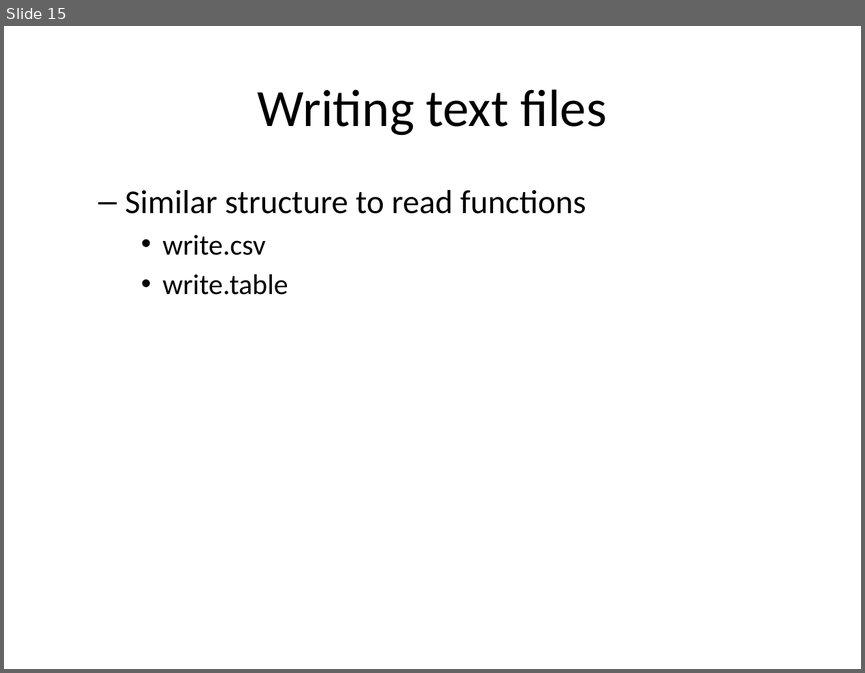
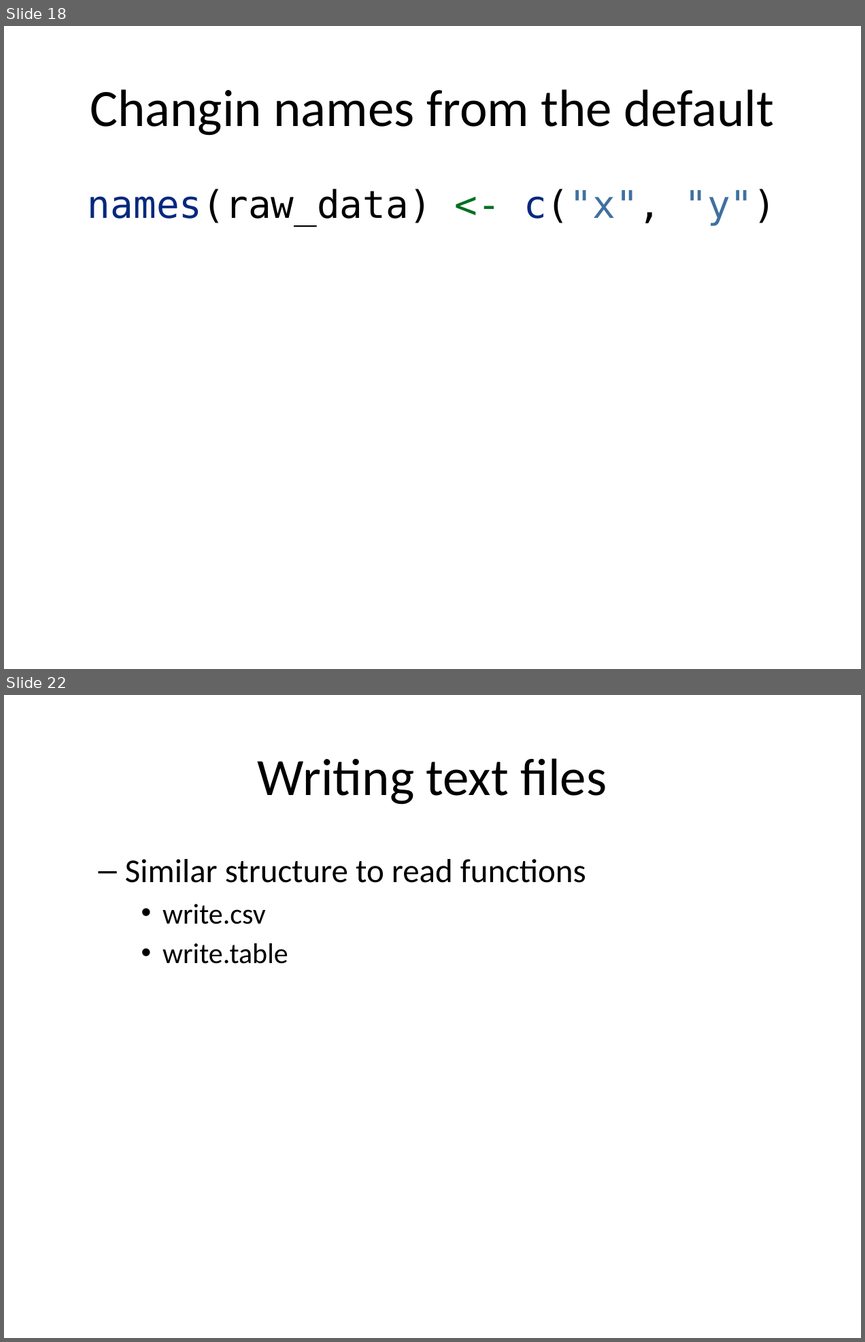
Before and after one commit to pmean/classes, a slide deck: introduction-to-r/src/v03-slides-and-speaker-notes.pptx. Shown one above the other, each under a label of ours: slide 15 before the commit, slides 18 and 22 after it; the slides between them are not shown. The pictures are 865x673 and 865x1342 pixels, drawn with LibreOffice and Linux fonts; fonts in the diff are those of the drawing. Boxes give left, top, right and bottom in pixels: in the first picture for what was removed or moved away, otherwise in the second. Text is boxed around its words. In the diff, an @@ line names an element or a change of style, - is before the commit and + after.

```diff
--- a/introduction-to-r/src/v03-slides-and-speaker-notes.pptx
+++ b/introduction-to-r/src/v03-slides-and-speaker-notes.pptx
@@ slide 18 added at (4,26,861,669), background #FFFFFF @@
@@ title added at (90,89,774,135), 44 pt, text #000000 @@
+Changin names from the default
@@ text added at (88,189,776,226), 32 pt, text #000000 @@
+names(raw_data) <- c("x", "y")
@@ what was slide 15 is now slide 22 @@
```
Also in this commit, not shown: 19 slides changed, 6 other slides added, 6 other files.
